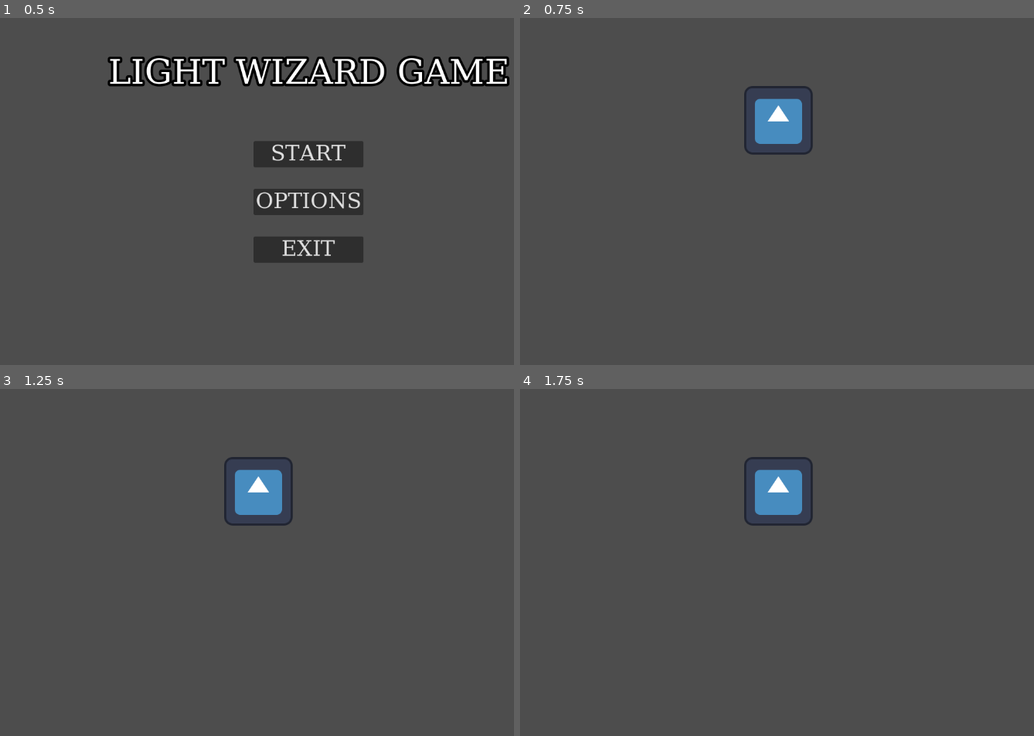
Above: before the commit, frames 1-4 (two rows, left to right).
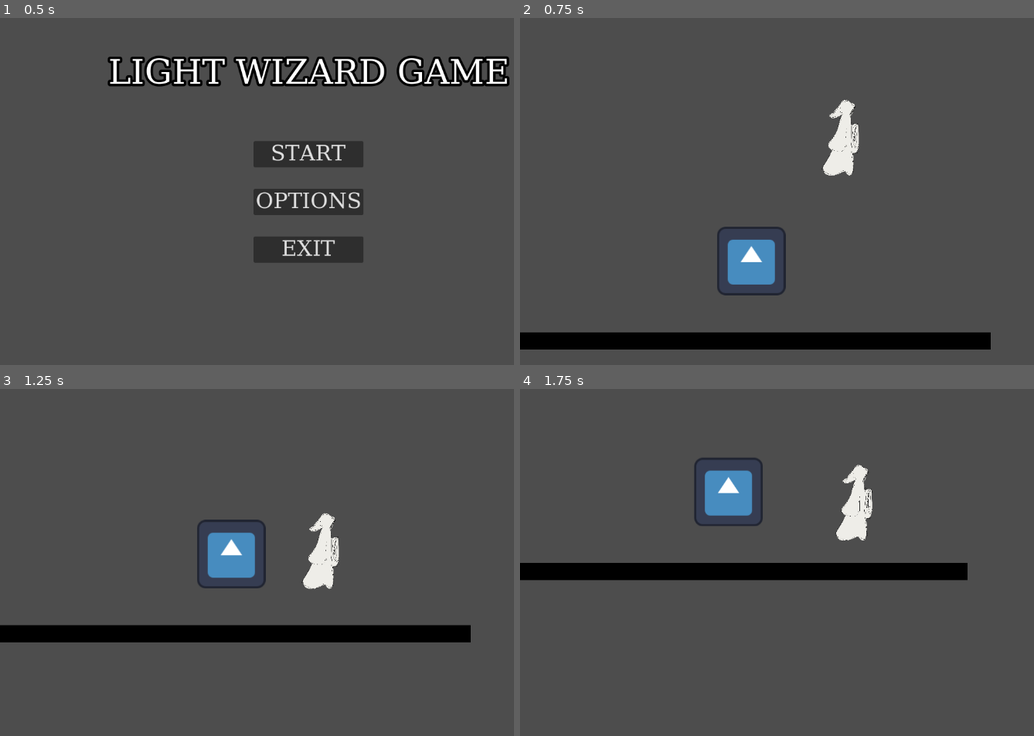
Above: after the commit, the same moments.

Repository: Obliii/projectlightbulb
Game: Godot game, scene res://scenes/main_menu.tscn
The game is run twice, just before and just after one commit, with the same random seed, the same clock (stepped at 60 frames per second) and the same inputs. The engine's default icon, where the game draws it, is replaced by a stand-in: a white triangle on a blue panel in a dark square.
Inputs:
- Up to frame 1 (0.5 s): no input
- Up to frame 2 (0.75 s): click "START" at 0.5 s
- Up to frame 3 (1.25 s): no input
- Up to frame 4 (1.75 s): hold D (move_right, bound only after the commit) from 1.28 s (still down); tap Space (jump, bound only after the commit) at 1.35, 1.52 s

Frame 1 is identical in both runs. In frame 2, 8.5% of the frame differs, in the area x 0-92%, y 19-96%; in frame 3, 8.7%, in the area x 0-92%, y 19-74%; in frame 4, 8.1%.

Commit message:
Basic Character movement
Basic character movement framework + placeholder tileset.

Diff:
--- a/project.godot
+++ b/project.godot
@@ -18,3 +18,27 @@
 [autoload]
 
 GameManager="*res://objects/GameManager.tscn"
+
+[dotnet]
+
+project/assembly_name="Light Themed GameJam Project"
+
+[input]
+
+move_left={
+"deadzone": 0.5,
+"events": [Object(InputEventKey,"resource_local_to_scene":false,"resource_name":"","device":-1,"window_id":0,"alt_pressed":false,"shift_pressed":false,"ctrl_pressed":false,"meta_pressed":false,"pressed":false,"keycode":0,"physical_keycode":65,"key_label":0,"unicode":97,"echo":false,"script":null)
+, Object(InputEventKey,"resource_local_to_scene":false,"resource_name":"","device":-1,"window_id":0,"alt_pressed":false,"shift_pressed":false,"ctrl_pressed":false,"meta_pressed":false,"pressed":false,"keycode":0,"physical_keycode":4194319,"key_label":0,"unicode":0,"echo":false,"script":null)
+]
+}
+move_right={
+"deadzone": 0.5,
+"events": [Object(InputEventKey,"resource_local_to_scene":false,"resource_name":"","device":-1,"window_id":0,"alt_pressed":false,"shift_pressed":false,"ctrl_pressed":false,"meta_pressed":false,"pressed":false,"keycode":0,"physical_keycode":68,"key_label":0,"unicode":100,"echo":false,"script":null)
+, Object(InputEventKey,"resource_local_to_scene":false,"resource_name":"","device":-1,"window_id":0,"alt_pressed":false,"shift_pressed":false,"ctrl_pressed":false,"meta_pressed":false,"pressed":false,"keycode":0,"physical_keycode":4194321,"key_label":0,"unicode":0,"echo":false,"script":null)
+]
+}
+jump={
+"deadzone": 0.5,
+"events": [Object(InputEventKey,"resource_local_to_scene":false,"resource_name":"","device":-1,"window_id":0,"alt_pressed":false,"shift_pressed":false,"ctrl_pressed":false,"meta_pressed":false,"pressed":false,"keycode":0,"physical_keycode":32,"key_label":0,"unicode":32,"echo":false,"script":null)
+]
+}
--- /dev/null
+++ b/scenes/character.tscn
@@ -0,0 +1,58 @@
+[gd_scene load_steps=8 format=3 uid="uid://d1ncb4sh7y5ni"]
+
+[ext_resource type="Script" path="res://scripts/CharacterBody2D.gd" id="1_klpmb"]
+[ext_resource type="Texture2D" uid="uid://ban8vynekmml7" path="res://assets/testprotag.png" id="2_dtq1s"]
+
+[sub_resource type="AtlasTexture" id="AtlasTexture_0ponx"]
+atlas = ExtResource("2_dtq1s")
+region = Rect2(0, 0, 778, 1596)
+
+[sub_resource type="AtlasTexture" id="AtlasTexture_qw1ab"]
+atlas = ExtResource("2_dtq1s")
+region = Rect2(0, 0, 778, 1596)
+
+[sub_resource type="AtlasTexture" id="AtlasTexture_wpvfd"]
+atlas = ExtResource("2_dtq1s")
+region = Rect2(0, 0, 778, 1596)
+
+[sub_resource type="SpriteFrames" id="SpriteFrames_pjhpb"]
+animations = [{
+"frames": [{
+"duration": 1.0,
+"texture": SubResource("AtlasTexture_0ponx")
+}],
+"loop": true,
+"name": &"Idle",
+"speed": 5.0
+}, {
+"frames": [{
+"duration": 1.0,
+"texture": SubResource("AtlasTexture_qw1ab")
+}],
+"loop": true,
+"name": &"Jump",
+"speed": 5.0
+}, {
+"frames": [{
+"duration": 1.0,
+"texture": SubResource("AtlasTexture_wpvfd")
+}],
+"loop": true,
+"name": &"Run",
+"speed": 5.0
+}]
+
+[sub_resource type="RectangleShape2D" id="RectangleShape2D_0rabd"]
+size = Vector2(177, 484)
+
+[node name="Character" type="CharacterBody2D"]
+script = ExtResource("1_klpmb")
+
+[node name="AnimatedSprite2D" type="AnimatedSprite2D" parent="."]
+scale = Vector2(0.3, 0.3)
+sprite_frames = SubResource("SpriteFrames_pjhpb")
+animation = &"Idle"
+
+[node name="CollisionShape2D" type="CollisionShape2D" parent="."]
+position = Vector2(21, 8)
+shape = SubResource("RectangleShape2D_0rabd")
--- a/scenes/debugscene.tscn
+++ b/scenes/debugscene.tscn
@@ -1,7 +1,211 @@
-[gd_scene load_steps=3 format=3 uid="uid://d1ch25ec6elli"]
+[gd_scene load_steps=7 format=3 uid="uid://d1ch25ec6elli"]
 
 [ext_resource type="Script" path="res://scripts/LevelDetails.gd" id="1_ghwhf"]
 [ext_resource type="Texture2D" uid="uid://dgk1o4q1vsgjg" path="res://icon.svg" id="1_qhggv"]
+[ext_resource type="Texture2D" uid="uid://dhkeim8kkavhy" path="res://assets/Placeholder TestTileset.png" id="3_kiapx"]
+[ext_resource type="PackedScene" uid="uid://d1ncb4sh7y5ni" path="res://scenes/character.tscn" id="4_lc846"]
+
+[sub_resource type="TileSetAtlasSource" id="TileSetAtlasSource_hkbhp"]
+texture = ExtResource("3_kiapx")
+0:0/size_in_atlas = Vector2i(2, 2)
+0:0/0 = 0
+0:0/0/physics_layer_0/linear_velocity = Vector2(0, 0)
+0:0/0/physics_layer_0/angular_velocity = 0.0
+0:0/0/physics_layer_0/polygon_0/points = PackedVector2Array(-8, -8, 8, -8, 8, 8, -8, 8)
+2:0/size_in_atlas = Vector2i(2, 2)
+2:0/0 = 0
+2:0/0/physics_layer_0/linear_velocity = Vector2(0, 0)
+2:0/0/physics_layer_0/angular_velocity = 0.0
+4:0/size_in_atlas = Vector2i(2, 2)
+4:0/0 = 0
+4:0/0/physics_layer_0/linear_velocity = Vector2(0, 0)
+4:0/0/physics_layer_0/angular_velocity = 0.0
+6:0/size_in_atlas = Vector2i(2, 2)
+6:0/0 = 0
+6:0/0/physics_layer_0/linear_velocity = Vector2(0, 0)
+6:0/0/physics_layer_0/angular_velocity = 0.0
+8:0/size_in_atlas = Vector2i(2, 2)
+8:0/0 = 0
+8:0/0/physics_layer_0/linear_velocity = Vector2(0, 0)
+8:0/0/physics_layer_0/angular_velocity = 0.0
+10:0/size_in_atlas = Vector2i(2, 2)
+10:0/0 = 0
+10:0/0/physics_layer_0/linear_velocity = Vector2(0, 0)
+10:0/0/physics_layer_0/angular_velocity = 0.0
+12:0/size_in_atlas = Vector2i(2, 2)
+12:0/0 = 0
+12:0/0/physics_layer_0/linear_velocity = Vector2(0, 0)
+12:0/0/physics_layer_0/angular_velocity = 0.0
+14:0/size_in_atlas = Vector2i(2, 2)
+14:0/0 = 0
+14:0/0/physics_layer_0/linear_velocity = Vector2(0, 0)
+14:0/0/physics_layer_0/angular_velocity = 0.0
+0:2/size_in_atlas = Vector2i(2, 2)
+0:2/0 = 0
+0:2/0/physics_layer_0/linear_velocity = Vector2(0, 0)
+0:2/0/physics_layer_0/angular_velocity = 0.0
+2:2/size_in_atlas = Vector2i(2, 2)
+2:2/0 = 0
+2:2/0/physics_layer_0/linear_velocity = Vector2(0, 0)
+2:2/0/physics_layer_0/angular_velocity = 0.0
+4:2/size_in_atlas = Vector2i(2, 2)
+4:2/0 = 0
+4:2/0/physics_layer_0/linear_velocity = Vector2(0, 0)
+4:2/0/physics_layer_0/angular_velocity = 0.0
+6:2/size_in_atlas = Vector2i(2, 2)
+6:2/0 = 0
+6:2/0/physics_layer_0/linear_velocity = Vector2(0, 0)
+6:2/0/physics_layer_0/angular_velocity = 0.0
+8:2/size_in_atlas = Vector2i(2, 2)
+8:2/0 = 0
+8:2/0/physics_layer_0/linear_velocity = Vector2(0, 0)
+8:2/0/physics_layer_0/angular_velocity = 0.0
+10:2/size_in_atlas = Vector2i(2, 2)
+10:2/0 = 0
+10:2/0/physics_layer_0/linear_velocity = Vector2(0, 0)
+10:2/0/physics_layer_0/angular_velocity = 0.0
+12:2/size_in_atlas = Vector2i(2, 2)
+12:2/0 = 0
+12:2/0/physics_layer_0/linear_velocity = Vector2(0, 0)
+12:2/0/physics_layer_0/angular_velocity = 0.0
+14:2/size_in_atlas = Vector2i(2, 2)
+14:2/0 = 0
+14:2/0/physics_layer_0/linear_velocity = Vector2(0, 0)
+14:2/0/physics_layer_0/angular_velocity = 0.0
+0:4/size_in_atlas = Vector2i(2, 2)
+0:4/0 = 0
+0:4/0/physics_layer_0/linear_velocity = Vector2(0, 0)
+0:4/0/physics_layer_0/angular_velocity = 0.0
+2:4/size_in_atlas = Vector2i(2, 2)
+2:4/0 = 0
+2:4/0/physics_layer_0/linear_velocity = Vector2(0, 0)
+2:4/0/physics_layer_0/angular_velocity = 0.0
+4:4/size_in_atlas = Vector2i(2, 2)
+4:4/0 = 0
+4:4/0/physics_layer_0/linear_velocity = Vector2(0, 0)
+4:4/0/physics_layer_0/angular_velocity = 0.0
+6:4/size_in_atlas = Vector2i(2, 2)
+6:4/0 = 0
+6:4/0/physics_layer_0/linear_velocity = Vector2(0, 0)
+6:4/0/physics_layer_0/angular_velocity = 0.0
+8:4/size_in_atlas = Vector2i(2, 2)
+8:4/0 = 0
+8:4/0/physics_layer_0/linear_velocity = Vector2(0, 0)
+8:4/0/physics_layer_0/angular_velocity = 0.0
+10:4/size_in_atlas = Vector2i(2, 2)
+10:4/0 = 0
+10:4/0/physics_layer_0/linear_velocity = Vector2(0, 0)
+10:4/0/physics_layer_0/angular_velocity = 0.0
+12:4/size_in_atlas = Vector2i(2, 2)
+12:4/0 = 0
+12:4/0/physics_layer_0/linear_velocity = Vector2(0, 0)
+12:4/0/physics_layer_0/angular_velocity = 0.0
+14:4/size_in_atlas = Vector2i(2, 2)
+14:4/0 = 0
+14:4/0/physics_layer_0/linear_velocity = Vector2(0, 0)
+14:4/0/physics_layer_0/angular_velocity = 0.0
+0:6/size_in_atlas = Vector2i(2, 2)
+0:6/0 = 0
+0:6/0/physics_layer_0/linear_velocity = Vector2(0, 0)
+0:6/0/physics_layer_0/angular_velocity = 0.0
+2:6/size_in_atlas = Vector2i(2, 2)
+2:6/0 = 0
+2:6/0/physics_layer_0/linear_velocity = Vector2(0, 0)
+2:6/0/physics_layer_0/angular_velocity = 0.0
+4:6/size_in_atlas = Vector2i(2, 2)
+4:6/0 = 0
+4:6/0/physics_layer_0/linear_velocity = Vector2(0, 0)
+4:6/0/physics_layer_0/angular_velocity = 0.0
+6:6/size_in_atlas = Vector2i(2, 2)
+6:6/0 = 0
+6:6/0/physics_layer_0/linear_velocity = Vector2(0, 0)
+6:6/0/physics_layer_0/angular_velocity = 0.0
+8:6/size_in_atlas = Vector2i(2, 2)
+8:6/0 = 0
+8:6/0/physics_layer_0/linear_velocity = Vector2(0, 0)
+8:6/0/physics_layer_0/angular_velocity = 0.0
+10:6/size_in_atlas = Vector2i(2, 2)
+10:6/0 = 0
+10:6/0/physics_layer_0/linear_velocity = Vector2(0, 0)
+10:6/0/physics_layer_0/angular_velocity = 0.0
+12:6/size_in_atlas = Vector2i(2, 2)
+12:6/0 = 0
+12:6/0/physics_layer_0/linear_velocity = Vector2(0, 0)
+12:6/0/physics_layer_0/angular_velocity = 0.0
+14:6/size_in_atlas = Vector2i(2, 2)
+14:6/0 = 0
+14:6/0/physics_layer_0/linear_velocity = Vector2(0, 0)
+14:6/0/physics_layer_0/angular_velocity = 0.0
+0:8/size_in_atlas = Vector2i(2, 2)
+0:8/0 = 0
+0:8/0/physics_layer_0/linear_velocity = Vector2(0, 0)
+0:8/0/physics_layer_0/angular_velocity = 0.0
+2:8/size_in_atlas = Vector2i(2, 2)
+2:8/0 = 0
+2:8/0/physics_layer_0/linear_velocity = Vector2(0, 0)
+2:8/0/physics_layer_0/angular_velocity = 0.0
+4:8/size_in_atlas = Vector2i(2, 2)
+4:8/0 = 0
+4:8/0/physics_layer_0/linear_velocity = Vector2(0, 0)
+4:8/0/physics_layer_0/angular_velocity = 0.0
+6:8/size_in_atlas = Vector2i(2, 2)
+6:8/0 = 0
+6:8/0/physics_layer_0/linear_velocity = Vector2(0, 0)
+6:8/0/physics_layer_0/angular_velocity = 0.0
+8:8/size_in_atlas = Vector2i(2, 2)
+8:8/0 = 0
+8:8/0/physics_layer_0/linear_velocity = Vector2(0, 0)
+8:8/0/physics_layer_0/angular_velocity = 0.0
+10:8/size_in_atlas = Vector2i(2, 2)
+10:8/0 = 0
+10:8/0/physics_layer_0/linear_velocity = Vector2(0, 0)
+10:8/0/physics_layer_0/angular_velocity = 0.0
+12:8/size_in_atlas = Vector2i(2, 2)
+12:8/0 = 0
+12:8/0/physics_layer_0/linear_velocity = Vector2(0, 0)
+12:8/0/physics_layer_0/angular_velocity = 0.0
+14:8/size_in_atlas = Vector2i(2, 2)
+14:8/0 = 0
+14:8/0/physics_layer_0/linear_velocity = Vector2(0, 0)
+14:8/0/physics_layer_0/angular_velocity = 0.0
+0:10/size_in_atlas = Vector2i(2, 2)
+0:10/0 = 0
+0:10/0/physics_layer_0/linear_velocity = Vector2(0, 0)
+0:10/0/physics_layer_0/angular_velocity = 0.0
+2:10/size_in_atlas = Vector2i(2, 2)
+2:10/0 = 0
+2:10/0/physics_layer_0/linear_velocity = Vector2(0, 0)
+2:10/0/physics_layer_0/angular_velocity = 0.0
+4:10/size_in_atlas = Vector2i(2, 2)
+4:10/0 = 0
+4:10/0/physics_layer_0/linear_velocity = Vector2(0, 0)
+4:10/0/physics_layer_0/angular_velocity = 0.0
+6:10/size_in_atlas = Vector2i(2, 2)
+6:10/0 = 0
+6:10/0/physics_layer_0/linear_velocity = Vector2(0, 0)
+6:10/0/physics_layer_0/angular_velocity = 0.0
+8:10/size_in_atlas = Vector2i(2, 2)
+8:10/0 = 0
+8:10/0/physics_layer_0/linear_velocity = Vector2(0, 0)
+8:10/0/physics_layer_0/angular_velocity = 0.0
+10:10/size_in_atlas = Vector2i(2, 2)
+10:10/0 = 0
+10:10/0/physics_layer_0/linear_velocity = Vector2(0, 0)
+10:10/0/physics_layer_0/angular_velocity = 0.0
+12:10/size_in_atlas = Vector2i(2, 2)
+12:10/0 = 0
+12:10/0/physics_layer_0/linear_velocity = Vector2(0, 0)
+12:10/0/physics_layer_0/angular_velocity = 0.0
+14:10/size_in_atlas = Vector2i(2, 2)
+14:10/0 = 0
+14:10/0/physics_layer_0/linear_velocity = Vector2(0, 0)
+14:10/0/physics_layer_0/angular_velocity = 0.0
+
+[sub_resource type="TileSet" id="TileSet_cenvo"]
+tile_size = Vector2i(32, 32)
+physics_layer_0/collision_layer = 1
+physics_layer_0/collision_mask = 3
+sources/0 = SubResource("TileSetAtlasSource_hkbhp")
 
 [node name="Node2D" type="Node2D"]
 
@@ -13,4 +217,22 @@
 position = Vector2(-94, -133)
 texture = ExtResource("1_qhggv")
 
-[node name="Camera2D" type="Camera2D" parent="."]
+[node name="Character" parent="." instance=ExtResource("4_lc846")]
+position = Vector2(72, -385)
+scale = Vector2(0.3, 0.3)
+
+[node name="Camera2D" type="Camera2D" parent="Character"]
+position = Vector2(-72, 385)
+position_smoothing_enabled = true
+
+[node name="TileMap" type="TileMap" parent="."]
+tile_set = SubResource("TileSet_cenvo")
+format = 2
+layer_0/name = "0"
+layer_0/tile_data = PackedInt32Array(65518, 0, 0, 65519, 0, 0, 65520, 0, 0, 65521, 0, 0, 65522, 0, 0, 65523, 0, 0, 65524, 0, 0, 65525, 0, 0, 65526, 0, 0, 65527, 0, 0, 65528, 0, 0, 65529, 0, 0, 65530, 0, 0, 65531, 0, 0, 65532, 0, 0, 65533, 0, 0, 65534, 0, 0, 65535, 0, 0, 0, 0, 0, 1, 0, 0, 2, 0, 0, 3, 0, 0, 4, 0, 0, 5, 0, 0, 6, 0, 0, 7, 0, 0, 8, 0, 0, 9, 0, 0, 10, 0, 0)
+layer_1/name = "1"
+layer_1/z_index = 1
+layer_1/tile_data = PackedInt32Array()
+layer_2/name = "2"
+layer_2/z_index = 2
+layer_2/tile_data = PackedInt32Array()
--- /dev/null
+++ b/scripts/CharacterBody2D.gd
@@ -0,0 +1,46 @@
+extends CharacterBody2D
+
+
+@export var speed = 150.0
+@export var jump_vel = -300.0
+
+@onready var animated_sprite = $AnimatedSprite2D
+
+# Get the gravity from the project settings to be synced with RigidBody nodes.
+var gravity = ProjectSettings.get_setting("physics/2d/default_gravity")
+
+
+func _physics_process(delta):
+	# Add the gravity.
+	if not is_on_floor():
+		velocity.y += gravity * delta
+
+	# Handle jump.
+	if Input.is_action_just_pressed("jump") and is_on_floor():
+		velocity.y = jump_vel
+
+	# Get the input direction and handle the movement/deceleration.
+	var direction = Input.get_axis("move_left", "move_right")
+
+	# Sprite flip
+	if direction > 0:
+		animated_sprite.flip_h = false
+	elif direction < 0:
+		animated_sprite.flip_h = true
+
+	# Animations
+	if is_on_floor():
+		if direction == 0:
+			animated_sprite.play("Idle")
+		else:
+			animated_sprite.play("Run")
+	else:
+		animated_sprite.play("Jump")
+
+	# Applying movement
+	if direction:
+		velocity.x = direction * speed
+	else:
+		velocity.x = move_toward(velocity.x, 0, speed)
+
+	move_and_slide()
Binary file added: assets/Placeholder TestTileset.png
Not shown, added: assets/Placeholder TestTileset.png.import
Not shown, added: assets/testprotag.png.import
